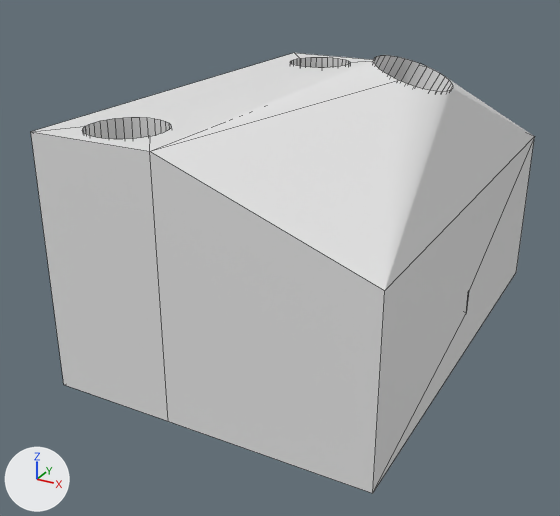
An edit to the Blender file VTX_Backstop3.blend, drawn before and after from the same camera.
Both versions are drawn from a 50 mm lens placed at (3.45, -5.59, 3.32), pointed at (0.58, -0.39, 0.72). Every picture has the same lights, and +X, +Y and +Z are marked at lower left. Mesh edges are drawn as thin lines.

The scene before the commit, as lines of its bpy script (objects in view):
```python
me_plane = bpy.data.meshes.new('Plane')
me_plane.from_pydata(...)  # 220 vertices, 122 faces; spans x -1.0..4.16, y -1.0..1.0, z 0.0..2.36
ob_plane = bpy.data.objects.new('Plane', me_plane)
ob_plane.location = (0.0, 0.0, 0.0)
ob_plane.scale = (0.5, 1.9, 1.0)
```
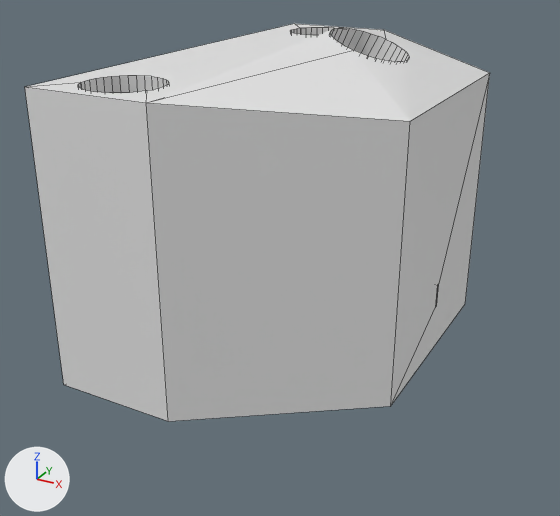
Location of each change, (x1, y1, x2, y2) in pixels of the pictures (560 x 516 px):
'Plane', reshaped (8% narrower, 10% shorter): before (31, 53, 535, 493); after (25, 24, 490, 421)

Patch to the scene script:
```diff
--- a/VTX_Backstop3.blend.py
+++ b/VTX_Backstop3.blend.py
@@ me_plane @@
 # used by ob_plane; location = (0.0, 0.0, 0.0); scale = (0.5, 1.9, 1.0)
-me_plane.from_pydata(...)  # 220 vertices, 122 faces; spans x -1.0..4.16, y -1.0..1.0, z 0.0..2.36
+me_plane.from_pydata(...)  # 220 vertices, 122 faces; spans x -1.0..3.66, y -1.0..1.0, z 0.0..2.54
+# me_plane part 1: 146 of 220 vertices moved; they spanned x -1.0..4.16, y -1.0..1.0, z 0.0..2.36 and now span x -1.0..3.66, y -1.0..1.0, z 0.0..2.54; mean shift (-0.34, 0.0, 0.24); largest move (4.16, -1.0, 1.42) -> (3.66, -0.5, 2.14)
```
